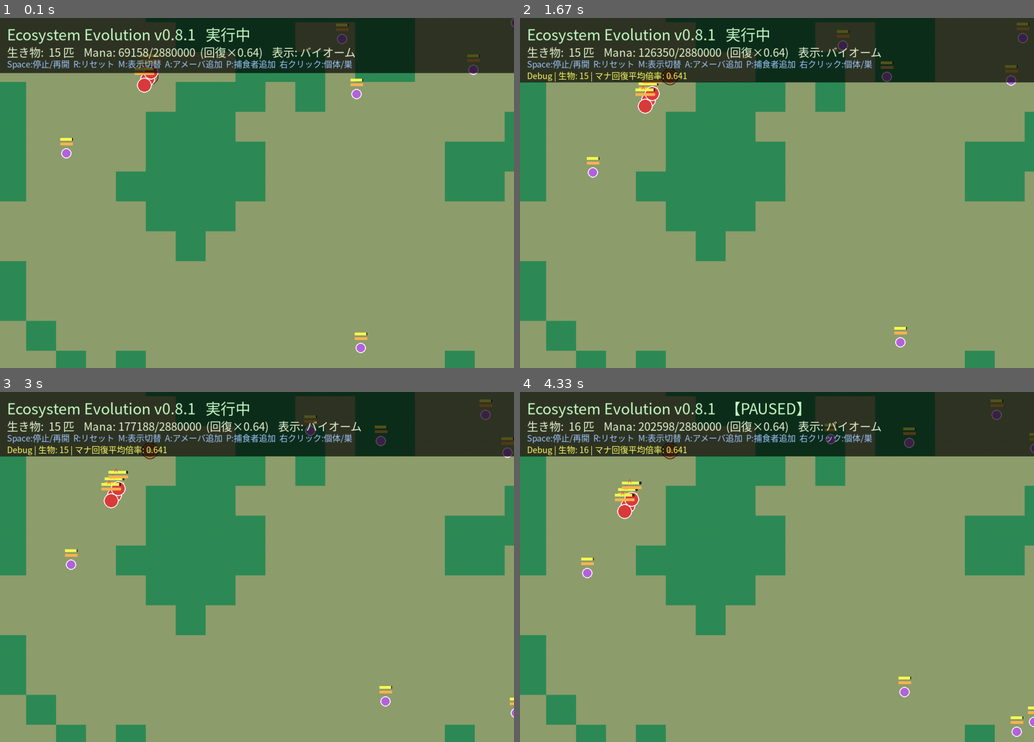
Above: before the commit, frames 1-4 (two rows, left to right).
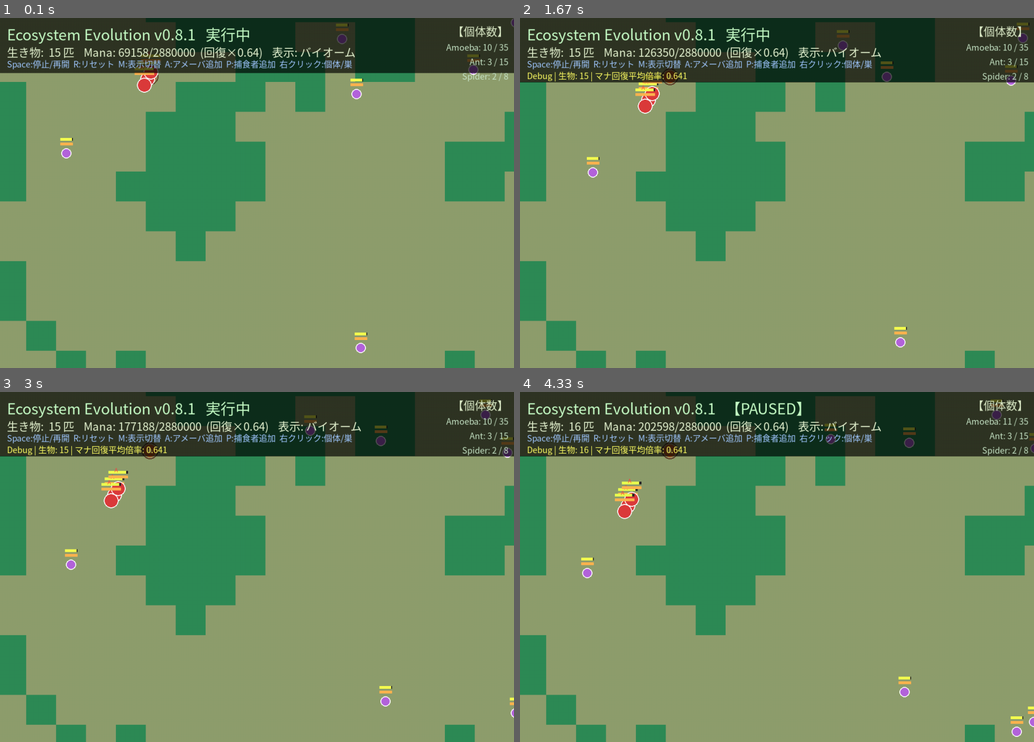
Above: after the commit, the same moments.

Repository: illuaStudio/ecosystem_evo
Game: pygame game, started from src/main.py
Two runs of this game, one before a commit and one after it. Both use one fixed random seed, a clock stepped at 60 frames per second and the inputs below.
Inputs (mouse positions are in pixels of both pictures, inside the frame that each line leads up to):
- Up to frame 1 (0.1 s): no input
- Up to frame 2 (1.67 s): hold D 0.33-0.8 s; move the mouse to (756, 207) at 0.37 s; click (653, 196) at 0.88 s
- Up to frame 3 (3 s): click (334, 444) at 1.72 s; right-click (262, 605) at 2.95 s
- Up to frame 4 (4.33 s): tap Space at 3.23, 3.63, 3.93 s; hold A 3.57-3.97 s; move the mouse to (972, 700) at 3.6 s

The runs differ from the first frame. In frame 1, 0.4% of the frame differs, in the area x 86-99%, y 2-19%; in frame 2, 0.4%; in frame 3, 0.4%; in frame 4, 0.4%.

Commit message:
生物の上限をworldで設定可能とした

Diff:
--- a/config/species/amoeba.json
+++ b/config/species/amoeba.json
@@ -40,11 +40,11 @@
         "params": {
           "satiety_threshold": 0.5,
           "energy_cost": 0.5,
-          "min_reproduce_size": 15.0,
+          "min_reproduce_size": 12.0,
           "size_reduction": 0.75,
           "offspring_size_ratio": 0.50,
           "offspring_satiety_ratio": 0.80,
-          "cooldown": 2000,
+          "cooldown": 1200,
           "separation_distance": 12
         }
       }
--- a/config/worlds/world.json
+++ b/config/worlds/world.json
@@ -16,6 +16,12 @@
     "Amoeba": 10,
     "Ant": 3,
     "Spider": 2
+  },
+
+  "population_limits": {
+    "Amoeba": 35,
+    "Ant": 15,
+    "Spider": 8
   },
 
   "world": {
--- a/src/ai/actions.py
+++ b/src/ai/actions.py
@@ -22,6 +22,7 @@
     move_toward,
     move_toward_contact,
     move_toward_point,
+    is_at_population_cap,
     is_trackable_prey,
     nest_has_usable_food,
     needs_nest_feed,
@@ -652,6 +653,9 @@
 class ReproductionAction(Action):
     """繁殖系アクションの基底。卵生・交配などはサブクラスで spawn 戦略を差し替える。"""
 
+    def _blocked_by_population_cap(self, creature) -> bool:
+        return is_at_population_cap(creature)
+
     def _offspring_position(self, parent, distance: float) -> tuple[float, float]:
         angle = random.uniform(0, 360)
         px, py = entity_xy(parent)
@@ -685,6 +689,8 @@
     def can_execute(self, creature) -> bool:
         if not creature.alive or not creature.world:
             return False
+        if self._blocked_by_population_cap(creature):
+            return False
         if creature.repro_cooldown > 0:
             return False
 
@@ -756,6 +762,8 @@
 
     def can_execute(self, creature) -> bool:
         if not creature.alive or not creature.world:
+            return False
+        if self._blocked_by_population_cap(creature):
             return False
         if getattr(creature, "colony", None) is None:
             return False
--- a/src/rendering/renderer.py
+++ b/src/rendering/renderer.py
@@ -5,11 +5,13 @@
 from src.ai.actions import SplitAction
 from src.rendering.nest_renderer import NestRenderer
 from src.utils.creature_helpers import (
+    count_alive_by_species,
     current_size,
     format_carry_status,
     format_nutrition_status,
     format_life_stage_line,
     get_haul_max_carry,
+    get_species_population_cap,
     satiety_ratio,
 )
 from src.utils.hunt_helpers import (
@@ -128,8 +130,24 @@
                     mature_ok = mature_age is not None and sc.age >= int(mature_age)
                     size_ok = size_now >= float(p["min_reproduce_size"])
                     sat_ok = sat_now >= float(p["satiety_threshold"])
-
-                    if cd_ok and mature_ok and size_ok and sat_ok and getattr(sc, "world", None) is not None:
+                    cap = None
+                    if getattr(sc, "world", None) is not None:
+                        cap = get_species_population_cap(sc.world, sc.species.name)
+
+                    alive = 0
+                    pop_ok = True
+                    if cap is not None and getattr(sc, "world", None) is not None:
+                        alive = count_alive_by_species(sc.world, sc.species.name)
+                        pop_ok = alive < cap
+
+                    if (
+                        cd_ok
+                        and mature_ok
+                        and size_ok
+                        and sat_ok
+                        and pop_ok
+                        and getattr(sc, "world", None) is not None
+                    ):
                         texts.append(
                             "分裂条件(Split): OK"
                             f"（サイズ≥{float(p['min_reproduce_size']):.1f}, 満腹≥{float(p['satiety_threshold']):.2f}）"
@@ -153,6 +171,10 @@
                             reasons.append(
                                 f"満腹 {sat_now:.2f} < {float(p['satiety_threshold']):.2f}"
                             )
+                        if not pop_ok and cap is not None:
+                            reasons.append(
+                                f"種族上限 {alive}/{cap}"
+                            )
                         texts.append("分裂条件(Split): NG → " + " / ".join(reasons))
             colony = getattr(sc, "colony", None)
             if colony is not None and world is not None:
@@ -225,6 +247,9 @@
             (15, 55),
         )
 
+        if world is not None:
+            self._draw_population_panel(world)
+
         self.screen.blit(
             self.small_font.render(
                 "Space:停止/再開  R:リセット  M:表示切替  A:アメーバ追加  P:捕食者追加  右クリック:個体/巣",
@@ -241,6 +266,33 @@
                 (255, 255, 100),
             )
             self.screen.blit(debug_text, (15, 110))
+
+    def _draw_population_panel(self, world) -> None:
+        """ワールド population_limits の現在数 / 上限を右上に表示。"""
+        limits = getattr(world, "population_limits", None) or {}
+        if not limits:
+            return
+
+        lines = ["【個体数】"]
+        for species_name in sorted(limits.keys()):
+            cap = limits[species_name]
+            alive = count_alive_by_species(world, species_name)
+            at_cap = alive >= cap
+            color = (255, 180, 140) if at_cap else (200, 230, 200)
+            text = f"{species_name}: {alive} / {cap}"
+            lines.append((text, color))
+
+        margin_x = 12
+        y = 10
+        for i, item in enumerate(lines):
+            if i == 0:
+                surf = self.font.render(item, True, (220, 235, 200))
+            else:
+                text, color = item
+                surf = self.small_font.render(text, True, color)
+            x = self.screen.get_width() - surf.get_width() - margin_x
+            self.screen.blit(surf, (x, y))
+            y += surf.get_height() + 4
 
     def _draw_hunt_overlays(self, world, camera, selected_creature) -> None:
         """選択個体と狩り関係の線・ターゲットマーカー。"""
@@ -296,6 +348,7 @@
         cost = float(colony_cfg.get("spawn_food_cost", 0))
         reserve = float(colony_cfg.get("min_food_reserve", 0))
         max_workers = int(colony_cfg.get("max_workers", 0))
+        max_pop = get_species_population_cap(world, nest.owner_species)
         leak_rate = float(colony_cfg.get("food_leak_rate", 0))
 
         self.screen.blit(
@@ -312,8 +365,9 @@
             f"繁殖: {spawn_msg}",
         ]
         if cost > 0:
+            cap_note = f" / 種族上限 {max_pop}" if max_pop else ""
             texts.append(
-                f"  1回 {cost:.0f} 消費 / 最低備蓄 {reserve:.0f} / 上限 {max_workers} 匹"
+                f"  1回 {cost:.0f} 消費 / 最低備蓄 {reserve:.0f} / 巣 {max_workers} 匹{cap_note}"
             )
         if leak_rate > 0:
             texts.append(f"  漏洩率: {leak_rate:.5f}/tick（余剰→マナ）")
--- a/src/systems/nest_system.py
+++ b/src/systems/nest_system.py
@@ -8,7 +8,10 @@
 from typing import TYPE_CHECKING
 
 from src.utils.creature_helpers import (
+    count_alive_by_species,
     distance_to_point,
+    get_species_population_cap,
+    is_species_at_population_cap,
     satiety_feed_target,
     satiety_room_until_feed_target,
 )
@@ -314,6 +317,11 @@
         if max_workers <= 0:
             return False, "繁殖未設定"
 
+        if is_species_at_population_cap(self.world, nest.owner_species):
+            alive = count_alive_by_species(self.world, nest.owner_species)
+            cap = get_species_population_cap(self.world, nest.owner_species)
+            return False, f"種族上限 ({alive}/{cap})"
+
         reserve = float(cfg.get("min_food_reserve", 0))
         needed = reserve + cost
         members = self.member_count(nest.id, nest.owner_species)
@@ -349,6 +357,9 @@
         if max_workers <= 0:
             return False
 
+        if is_species_at_population_cap(self.world, nest.owner_species):
+            return False
+
         reserve = float(cfg.get("min_food_reserve", 0))
         if nest.stored_food < reserve + cost:
             return False
--- a/src/systems/world.py
+++ b/src/systems/world.py
@@ -12,6 +12,19 @@
 from src.systems.world_mana import WorldMana
 from src.systems.nest_system import NestSystem
 from src.systems.world_spawner import WorldSpawner
+
+
+def normalize_population_limits(raw: Dict) -> Dict[str, int]:
+    """ワールド JSON の population_limits を正の整数 dict に正規化。"""
+    out: Dict[str, int] = {}
+    for name, cap in (raw or {}).items():
+        try:
+            n = int(cap)
+        except (TypeError, ValueError):
+            continue
+        if n > 0:
+            out[str(name)] = n
+    return out
 
 
 class World:
@@ -73,10 +86,18 @@
         self.mana_layer = WorldMana(self)
         self.mana_layer.init_from_config(world_data.get("mana", {}))
 
+        self.population_limits = normalize_population_limits(
+            world_data.get("population_limits", {})
+        )
+
         self.nest_system = NestSystem(self)
         self.spawner = WorldSpawner(self)
         self.spawner.spawn_initial_entities(world_data)
         self.sim_dt = 1.0
+
+    def get_population_cap(self, species_name: str) -> Optional[int]:
+        """種族のワールド個体数上限。未設定なら None。"""
+        return self.population_limits.get(species_name)
 
     # バイオーム（後方互換）
     biomes = property(lambda s: s.biome.biomes)
--- a/src/utils/creature_helpers.py
+++ b/src/utils/creature_helpers.py
@@ -718,6 +718,50 @@
     return best_angle
 
 
+def count_alive_by_species(world, species_name: str) -> int:
+    """ワールド上の生存個体数（種族名で集計）。"""
+    if world is None:
+        return 0
+    count = 0
+    for other in world.creatures:
+        if not getattr(other, "alive", True):
+            continue
+        if other.species.name != species_name:
+            continue
+        count += 1
+    return count
+
+
+def get_species_population_cap(world, species_name: str) -> int | None:
+    """ワールド JSON の population_limits における種族上限。"""
+    if world is None:
+        return None
+    getter = getattr(world, "get_population_cap", None)
+    if callable(getter):
+        return getter(species_name)
+    limits = getattr(world, "population_limits", None) or {}
+    raw = limits.get(species_name)
+    if raw is None:
+        return None
+    cap = int(raw)
+    return cap if cap > 0 else None
+
+
+def is_species_at_population_cap(world, species_name: str) -> bool:
+    """ワールド個体数上限に達しているか（未設定は上限なし）。"""
+    cap = get_species_population_cap(world, species_name)
+    if cap is None:
+        return False
+    return count_alive_by_species(world, species_name) >= cap
+
+
+def is_at_population_cap(creature) -> bool:
+    """個体の種族がワールド個体数上限に達しているか。"""
+    if not creature.world:
+        return False
+    return is_species_at_population_cap(creature.world, creature.species.name)
+
+
 def count_same_species_near(
     creature,
     x: float,
--- /dev/null
+++ b/tests/test_population_cap.py
@@ -0,0 +1,68 @@
+"""ワールド population_limits による繁殖抑制。"""
+import unittest
+
+from src.ai.actions import SplitAction
+from src.entities.creature_factory import CreatureFactory
+from src.systems.world import World
+
+
+def _empty_world(population_limits=None):
+    return World.from_json(
+        {
+            "name": "Test",
+            "world_width": 800,
+            "world_height": 800,
+            "initial_entities": {},
+            "population_limits": population_limits or {},
+        }
+    )
+
+
+class TestPopulationCap(unittest.TestCase):
+    def test_split_blocked_at_world_cap(self):
+        cap = 3
+        world = _empty_world({"Amoeba": cap})
+        factory = CreatureFactory()
+
+        parent = factory.create("Amoeba", world=world, x=100, y=100)
+        world.add_creature(parent)
+        parent.traits["base_size"] = 16.0
+        parent.satiety = parent.max_satiety
+        parent.age = int(parent.life_cycle.get("mature", 0))
+        parent.repro_cooldown = 0
+
+        for i in range(cap - 1):
+            other = factory.create("Amoeba", world=world, x=110 + i, y=100)
+            world.add_creature(other)
+
+        action = SplitAction()
+        self.assertFalse(action.can_execute(parent))
+
+    def test_split_allowed_below_cap(self):
+        cap = 5
+        world = _empty_world({"Amoeba": cap})
+        factory = CreatureFactory()
+
+        parent = factory.create("Amoeba", world=world, x=100, y=100)
+        world.add_creature(parent)
+        parent.traits["base_size"] = 16.0
+        parent.satiety = parent.max_satiety
+        parent.age = int(parent.life_cycle.get("mature", 0))
+        parent.repro_cooldown = 0
+
+        for i in range(2):
+            other = factory.create("Amoeba", world=world, x=110 + i, y=100)
+            world.add_creature(other)
+
+        action = SplitAction()
+        self.assertTrue(action.can_execute(parent))
+
+    def test_world_loads_population_limits(self):
+        world = World()
+        self.assertEqual(world.get_population_cap("Amoeba"), 35)
+        self.assertEqual(world.get_population_cap("Ant"), 15)
+        self.assertIsNone(world.get_population_cap("Unknown"))
+
+
+if __name__ == "__main__":
+    unittest.main()
Not shown, changed: docs/Species_JSON_Spec.md
